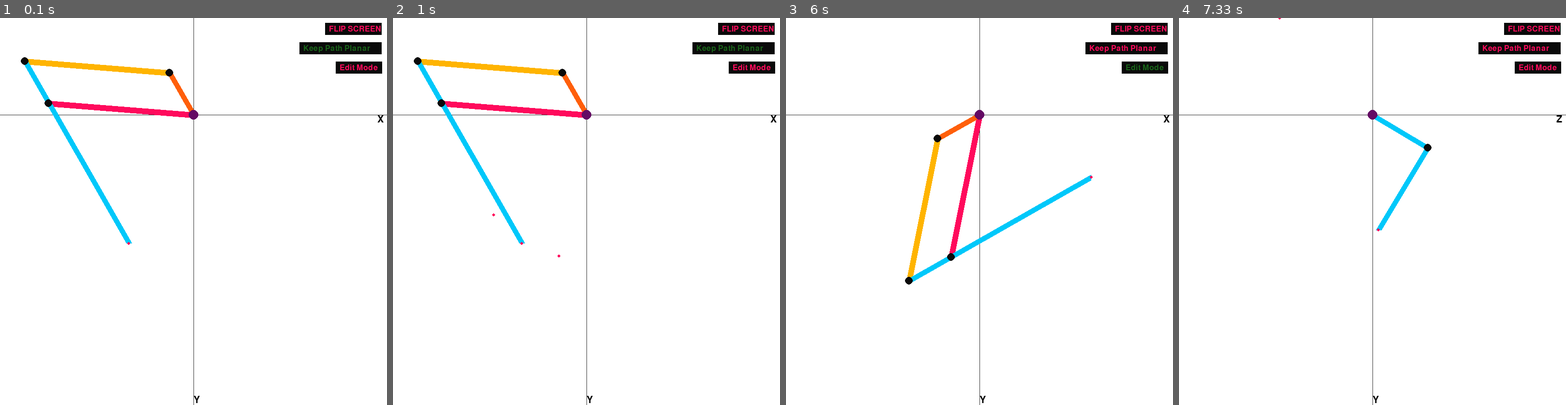
Above: before the commit, frames 1-4 (left to right).
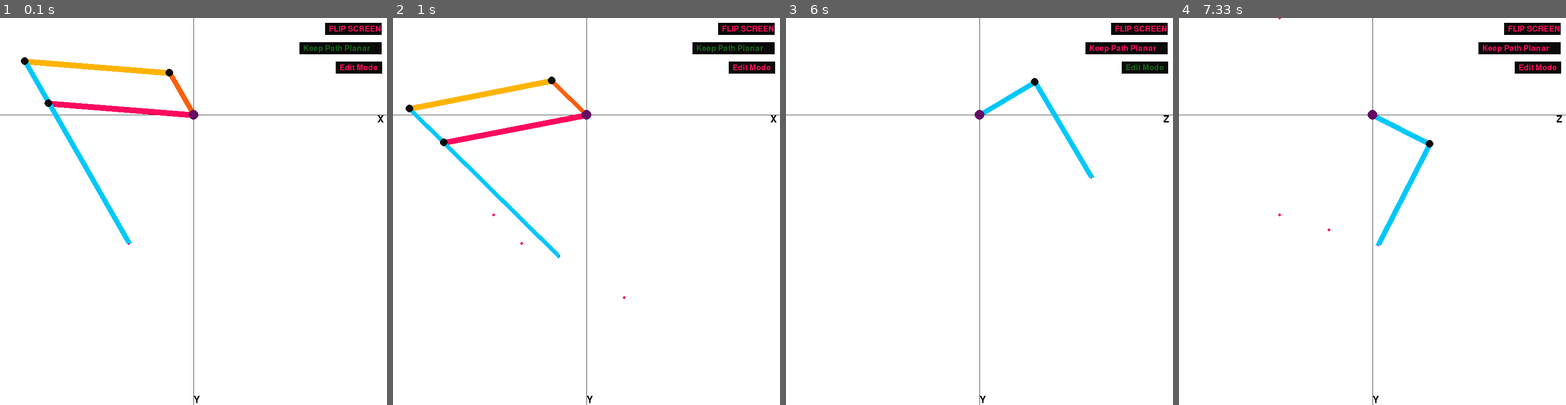
Above: after the commit, the same moments.

Repository: mRobinson10-28-98/Pygame-Mechanism-Package
Game: pygame game, started from Inverse Kinematics/5_Bar_3_DoF_IK.py
The game is run twice, just before and just after one commit, with the same random seed, the same clock (stepped at 60 frames per second) and the same inputs.
Inputs (mouse positions are in pixels of both pictures, inside the frame that each line leads up to):
- Up to frame 1 (0.1 s): no input
- Up to frame 2 (1 s): press the mouse at (493, 215) at 0.37 s; move the mouse to (559, 257) at 0.47 s; release the mouse at (625, 296) at 0.6 s; hold J from 0.67 s (still down); move the mouse to (451, 354) at 0.7 s
- Up to frame 3 (6 s): release J at 1.13 s; hold L 1.17-1.63 s; move the mouse to (902, 149) at 1.2 s; tap K at 1.67 s; tap Space at 2 s; press the mouse at (886, 215) at 2.37 s; move the mouse to (948, 223) at 2.47 s; release the mouse at (1010, 234) at 2.6 s; click "FLIP SCREEN" at 2.72 s; click "Edit Mode" at 3.05 s; hold P 3.33-3.8 s; click (909, 304) at 3.42 s; click "Keep Path Planar" at 3.88 s; tap Z at 4.67, 5.73 s; tap R at 5 s; hold K from 5.67 s (still down); click (1091, 176) at 5.75 s
- Up to frame 4 (7.33 s): tap Z at 6.03 s; release K at 6.13 s; click "Edit Mode" at 6.72 s; press the mouse at (1279, 215) at 7.03 s; move the mouse to (1329, 230) at 7.13 s; release the mouse at (1380, 246) at 7.27 s

The runs differ from the first frame. In frame 1, less than 0.1% of the frame differs, in the area x 32-34%, y 57-59%; in frame 2, 3.5%, in the area x 3-61%, y 10-73%; in frame 3, 2.5%; in frame 4, 0.6%.

Commit message:
More updates with Mouse class, Key class, new Keys Module, etc

Diff:
--- a/Inverse Kinematics/5_Bar_3_DoF_IK.py
+++ b/Inverse Kinematics/5_Bar_3_DoF_IK.py
@@ -14,6 +14,7 @@
 from Screen import Screen
 from Button import Button
 from Mouse import Mouse
+import Keys as ks
 
 
 '''
@@ -31,36 +32,6 @@
 
 # Title
 py.display.set_caption('Inverse Kinematics')
-
-# Created grid for reference
-def draw_screen():
-    py.draw.line(win, v.gray, (inches_to_pixels(v.origin_x-v.screen_dimension_inches/2), inches_to_pixels(v.origin_y)),
-                 (inches_to_pixels(v.origin_x+v.screen_dimension_inches/2), inches_to_pixels(v.origin_y)))
-    py.draw.line(win, v.gray, (inches_to_pixels(v.origin_x), inches_to_pixels(v.origin_y-v.screen_dimension_inches/2)),
-                 (inches_to_pixels(v.origin_x), inches_to_pixels(v.origin_y+v.screen_dimension_inches)))
-    axisFont = py.font.Font('freesansbold.ttf', 20)
-
-    if screen.xy:
-        screen.window.blit(axisFont.render("X", True, v.black),
-                 (v.screen_dimension - 20, inches_to_pixels(v.origin_y)))
-        screen.window.blit(axisFont.render("Y", True, v.black),
-                 (inches_to_pixels(v.origin_x), v.screen_dimension - 20))
-
-    else:
-        screen.window.blit(axisFont.render("Z", True, v.black),
-                 (v.screen_dimension - 20, inches_to_pixels(v.origin_y)))
-        screen.window.blit(axisFont.render("Y", True, v.black),
-                 (inches_to_pixels(v.origin_x), v.screen_dimension - 20))
-
-    for linkage in screen.linkages:
-        linkage.render()
-    for button in screen.buttons:
-        button.render()
-    for point in screen.points:
-        point.render()
-
-    leg1.render()
-    py.display.update()
 
 
 def create_leg1():
@@ -78,11 +49,12 @@
                        leg1.jointhip_y, -leg1.thetahip + m.pi/2, v.blue, screen, xy=False)
 
 def csv_writer_iterate_function(point):
+    screen.initialize()
     leg1.reassign_values(point)
     leg1.inv_kinematics()
     leg1.servo_angles()
     create_leg1()
-    draw_screen()
+    screen.update([[leg1]])
 
 
 screen = Screen(win)
@@ -92,23 +64,6 @@
 csvWriter = CsvWriter(fileWriteName, screen)
 
 mouse = Mouse(0, 0, screen)
-
-# Left click is for adding points for the foot
-keys = py.key.get_pressed()
-mouse_press = py.mouse.get_pressed()
-mouse_pos = py.mouse.get_pos()
-
-left_click = Key(0)
-right_click = Key(2)
-k_click = Key(py.K_k, debounceTime=10)
-z_click = Key(py.K_z)
-r_click = Key(py.K_r)
-l_click = Key(py.K_l)
-j_click = Key(py.K_j)
-p_click = Key(py.K_p)
-space_click = Key(py.K_SPACE)
-ctrl_click = Key(py.K_LCTRL)
-shift_click = Key(py.K_LSHIFT)
 
 flip_screen = Button(10, 25, "FLIP SCREEN", True, screen)
 planar_path = Button(50, 25, "Keep Path Planar", True, screen)
@@ -121,7 +76,7 @@
 run = True
 test = False
 while run:
-    bf.initialize_screen(screen.window)
+    screen.initialize()
 
     # List of Links
     screen.linkages = []
@@ -135,17 +90,19 @@
 
 
     # First, check if any buttons are being clicked
-    if left_click.clicked(mouse_press):
-        mouse.check_buttons(left_click.clicked(mouse_press))
+    if ks.left_click.clicked(mouse_press):
+        mouse.check_buttons(ks.left_click.clicked(mouse_press))
         if not mouse.onButton:
             if edit_mode.boolean:
                 mouse.edit_point()
+                ks.l_click.refresh()
 
             else:
                 # If no buttons are being clicked, check if on the xy screen
                 # If planar mode is NOT on, attach the mouse to a point and switch screens
                 # Once on the other screen, the point will be constrained to the xy plane and move only in the z
-                mouse.append_point(left_click, planar_path.boolean, leg1.lhipz)
+                mouse.append_point(planar_path.boolean, leg1.lhipz)
+                ks.l_click.refresh()
 
     if mouse.holdingPoint and not edit_mode.boolean:
         mouse.point.z = mouse.x
@@ -154,9 +111,9 @@
         mouse.render()
 
     # If "k" is pressed, delete all points other than original
-    if k_click.clicked(keys):
+    if ks.k_click.clicked(keys):
         if not planar_path.boolean:
-            screen.xy = not screen.xy
+            screen.xy = False
             screen.points = []
             screen.point_index = 0
             mouse.holdingPoint = True
@@ -170,53 +127,53 @@
             screen.point_index = 0
             Point(mouse.x, mouse.y, inches_to_pixels(v.origin_x + leg1.lhipz), screen, screen.points)
 
-        k_click.refresh()
+        ks.k_click.refresh()
 
 
     # If "z" is pressed, delete previous point, and add it to deleted points list
-    if z_click.clicked(keys) and len(screen.points) > 1:
+    if ks.z_click.clicked(keys) and len(screen.points) > 1:
         screen.points.pop(-1)
         Point(screen.points[-1].x, screen.points[-1].y, screen.points[-1].z, screen, screen.deleted_points)
-        z_click.refresh()
+        ks.z_click.refresh()
 
 
     # If "r" is pressed, redraw point most previously deleted (redo)
-    if r_click.clicked(keys) and len(screen.deleted_points) > 0:
+    if ks.r_click.clicked(keys) and len(screen.deleted_points) > 0:
         screen.points.append(screen.deleted_points[-1])
         screen.deleted_points.pop(-1)
-        r_click.refresh()
+        ks.r_click.refresh()
 
 
     # If "l" is pressed, go to next point in list
-    if l_click.clicked(keys):
+    if ks.l_click.clicked(keys):
         if screen.point_index < len(screen.points) - 1:
             screen.point_index += 1
         else:
             screen.point_index = 0
-        l_click.refresh()
+        ks.l_click.refresh()
 
 
     # If "j" is pressed, go to previous point in list
-    if j_click.clicked(keys):
+    if ks.j_click.clicked(keys):
         if screen.point_index > 0:
             screen.point_index -= 1
         else:
             screen.point_index = len(screen.points) - 1
-        j_click.refresh()
+        ks.j_click.refresh()
 
 
     # If "p" is clicked, print theta values
-    if p_click.clicked(keys):
+    if ks.p_click.clicked(keys):
         leg1.print_system()
-        p_click.refresh()
-
-
-    if space_click.clicked(keys):
-        if ctrl_click.clicked(keys):
-            csvWriter.append_and_write_csv(win, screen.points, leg1.return_for_csv, csv_writer_iterate_function)
-            ctrl_click.refresh()
-
-        if shift_click.clicked(keys):
+        ks.p_click.refresh()
+
+
+    if ks.space_click.clicked(keys):
+        if ks.ctrl_click.clicked(keys):
+            csvWriter.append_and_write_csv(screen.points, leg1.return_for_csv, csv_writer_iterate_function)
+            ks.ctrl_click.refresh()
+
+        if ks.shift_click.clicked(keys):
             screen.points = []
             with open(fileReadName, 'r') as csv_read_file:
                 csv_reader = csv.reader(csv_read_file)
@@ -224,29 +181,28 @@
                     screen.points.append(Point(int(float(line[3])), int(float(line[4])), int(float(line[5])), screen, screen.points))
 
     # If the flip screen button is clicked, flip the screen from xy to yz or yz to xy
-    if flip_screen.clicked(mouse.x, mouse.y, left_click.clicked(mouse_press)):
+    if flip_screen.clicked(mouse.x, mouse.y, ks.left_click.clicked(mouse_press)):
         screen.xy = not screen.xy
-        left_click.refresh()
+        ks.left_click.refresh()
 
     # Switch path from planar to non planar or vv
-    if planar_path.clicked(mouse.x, mouse.y, left_click.clicked(mouse_press)):
+    if planar_path.clicked(mouse.x, mouse.y, ks.left_click.clicked(mouse_press)):
         planar_path.boolean = not planar_path.boolean
         planar_path.color = v.green if planar_path.boolean else v.red
-        left_click.refresh()
+        ks.left_click.refresh()
 
     # Switch to edit mode or vv
-    if edit_mode.clicked(mouse.x, mouse.y, left_click.clicked(mouse_press)):
+    if edit_mode.clicked(mouse.x, mouse.y, ks.left_click.clicked(mouse_press)):
         edit_mode.boolean = not edit_mode.boolean
         edit_mode.color = v.green if edit_mode.boolean else v.red
-        left_click.refresh()
+        ks.left_click.refresh()
 
     # Calculate all position and force variables based on current point
     current_point = screen.points[screen.point_index]
     leg1.reassign_values(current_point)
     leg1.inv_kinematics()
     leg1.servo_angles()
-
     create_leg1()
-    draw_screen()
+    screen.update([[leg1]])
 
 py.quit()
--- a/Inverse Kinematics/Basic_Functions.py
+++ b/Inverse Kinematics/Basic_Functions.py
@@ -8,11 +8,3 @@
 # Converts length from inches to pixels (usually for display purposes)
 def inches_to_pixels(inches):
     return (inches * v.screen_dimension) / v.screen_dimension_inches
-
-def initialize_screen(window):
-    py.time.delay(v.time_delay)
-    window.fill((255, 255, 255))
-
-    for event in py.event.get():
-        if event.type == py.QUIT:
-            run = False
--- /dev/null
+++ b/Inverse Kinematics/Clock.py
@@ -0,0 +1,13 @@
+import pygame as py
+
+class Clock:
+    def __init__(self, time=0):
+        self.time = time
+        self.previous = False
+        self.current = False
+
+    def refresh(self):
+        self.time = py.time.get_ticks()
+
+    def passed(self):
+        return py.time.get_ticks() - self.time
--- a/Inverse Kinematics/Key.py
+++ b/Inverse Kinematics/Key.py
@@ -1,16 +1,5 @@
 import pygame as py
-
-class Clock:
-    def __init__(self, time=0):
-        self.time = time
-        self.previous = False
-        self.current = False
-
-    def refresh(self):
-        self.time = py.time.get_ticks()
-
-    def passed(self):
-        return py.time.get_ticks() - self.time
+from Clock import Clock
 
 
 class Key(Clock):
--- /dev/null
+++ b/Inverse Kinematics/Keys.py
@@ -0,0 +1,14 @@
+from Key import Key
+import pygame as py
+
+left_click = Key(0)
+right_click = Key(2)
+k_click = Key(py.K_k, debounceTime=10)
+z_click = Key(py.K_z)
+r_click = Key(py.K_r)
+l_click = Key(py.K_l)
+j_click = Key(py.K_j)
+p_click = Key(py.K_p)
+space_click = Key(py.K_SPACE)
+ctrl_click = Key(py.K_LCTRL)
+shift_click = Key(py.K_LSHIFT)
--- a/Inverse Kinematics/Mouse.py
+++ b/Inverse Kinematics/Mouse.py
@@ -30,7 +30,7 @@
             if button.clicked(self.x, self.y, input_boolean):
                 self.onButton = True
 
-    def append_point(self, input_key, planar_path_boolean, planar_offset):
+    def append_point(self, planar_path_boolean, planar_offset):
         if self.screen.xy:
             if not planar_path_boolean:
                 self.holdingPoint = True
@@ -39,10 +39,8 @@
                 self.fixedy = self.y
                 self.previous_point_index = self.screen.point_index
                 self.screen.xy = False
-                input_key.refresh()
             else:
                 Point(self.x, self.y, inches_to_pixels(v.origin_x + planar_offset), self.screen, self.screen.points)
-                input_key.refresh()
 
         # If you've already clicked a point in the xy plane and are now in zy plane, create a point
         elif not self.screen.xy and self.holdingPoint:
@@ -52,7 +50,6 @@
             self.point = 0
             self.screen.point_index = self.previous_point_index
             self.screen.xy = True
-            input_key.refresh()
 
     def edit_point(self):
         pass
--- a/Inverse Kinematics/Screen.py
+++ b/Inverse Kinematics/Screen.py
@@ -1,12 +1,64 @@
-import Basic_Functions as bf
+from Basic_Functions import pixels_to_inches
+from Basic_Functions import inches_to_pixels
 import Variables as v
+import pygame as py
 
 class Screen:
     def __init__(self, window):
         self.window = window
         self.xy = True
+        self.renders = []
+
         self.points = []
         self.linkages = []
         self.deleted_points = []
         self.buttons = []
+
         self.point_index = 0
+
+    def initialize(self):
+        py.time.delay(v.time_delay)
+        self.window.fill((255, 255, 255))
+
+        for event in py.event.get():
+            if event.type == py.QUIT:
+                run = False
+
+    def draw(self, additional_renders = []):
+        py.draw.line(self.window, v.gray,
+                     (inches_to_pixels(v.origin_x - v.screen_dimension_inches / 2), inches_to_pixels(v.origin_y)),
+                     (inches_to_pixels(v.origin_x + v.screen_dimension_inches / 2), inches_to_pixels(v.origin_y)))
+        py.draw.line(self.window, v.gray,
+                     (inches_to_pixels(v.origin_x), inches_to_pixels(v.origin_y - v.screen_dimension_inches / 2)),
+                     (inches_to_pixels(v.origin_x), inches_to_pixels(v.origin_y + v.screen_dimension_inches)))
+        axisFont = py.font.Font('freesansbold.ttf', 20)
+
+        if self.xy:
+            self.window.blit(axisFont.render("X", True, v.black),
+                               (v.screen_dimension - 20, inches_to_pixels(v.origin_y)))
+            self.window.blit(axisFont.render("Y", True, v.black),
+                               (inches_to_pixels(v.origin_x), v.screen_dimension - 20))
+
+        else:
+            self.window.blit(axisFont.render("Z", True, v.black),
+                               (v.screen_dimension - 20, inches_to_pixels(v.origin_y)))
+            self.window.blit(axisFont.render("Y", True, v.black),
+                               (inches_to_pixels(v.origin_x), v.screen_dimension - 20))
+
+        for render in self.renders:
+            for object in render:
+                object.render()
+
+        for render in additional_renders:
+            for object in render:
+                object.render()
+
+        py.display.update()
+
+    def update(self, additional_renders = []):
+        self.renders = []
+        self.renders.append(self.points)
+        self.renders.append(self.linkages)
+        self.renders.append(self.buttons)
+
+        self.draw(additional_renders)
